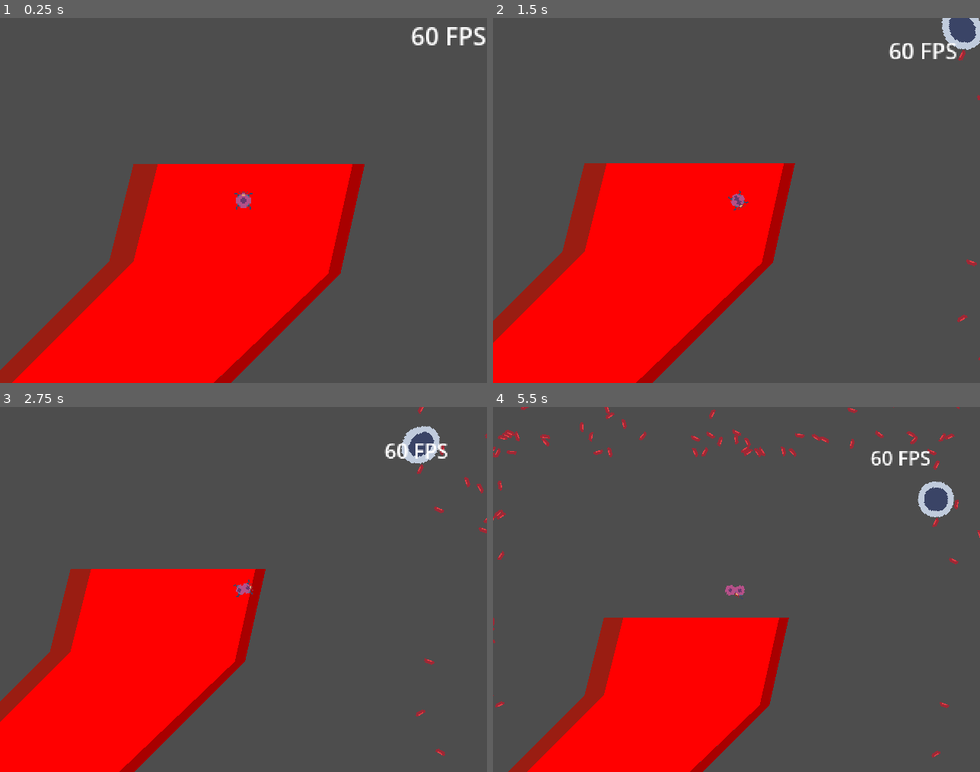
Above: before the commit, frames 1-4 (two rows, left to right).
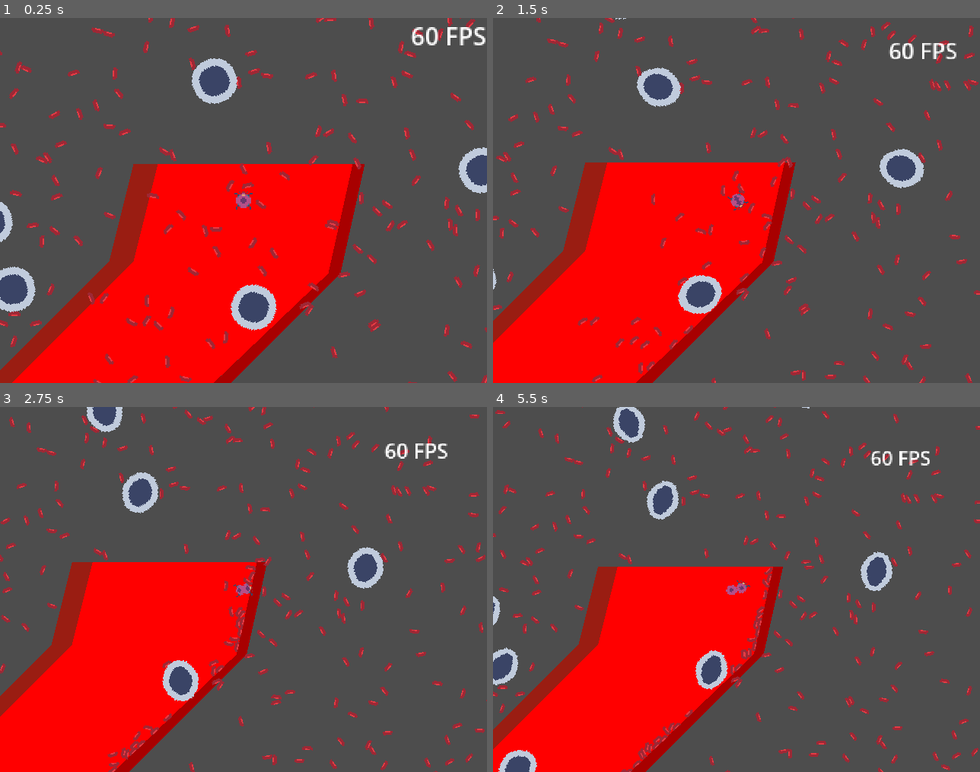
Above: after the commit, the same moments.

Repository: BertrandBordage/Bloody-Sarcoma
Game: Godot game, scene res://level_0.tscn
The game is run twice, just before and just after one commit, with the same random seed, the same clock (stepped at 60 frames per second) and the same inputs.
Inputs (mouse positions are in pixels of both pictures, inside the frame that each line leads up to):
- Up to frame 1 (0.25 s): no input
- Up to frame 2 (1.5 s): tap Enter (ui_accept) at 0.5, 0.77 s; move the mouse to (843, 182) at 0.52 s; hold Right (ui_right) 0.53-1.25 s; click (843, 182) at 0.67 s; drag from (639, 218) to (736, 200) at 1.27 s
- Up to frame 3 (2.75 s): move the mouse to (292, 509) at 2.02 s; hold Right (ui_right) from 2.03 s (still down)
- Up to frame 4 (5.5 s): release Right (ui_right) at 2.75 s; drag from (712, 662) to (590, 534) at 2.77 s; move the mouse to (882, 644) at 3.52 s; hold Left (ui_left) 3.53-4.25 s; tap Enter (ui_accept) at 3.77 s; drag from (590, 534) to (736, 589) at 4.27 s; move the mouse to (760, 589) at 5.02 s; hold Down (ui_down) from 5.03 s (still down); click (760, 589) at 5.17 s

The runs differ from the first frame. In frame 1, 6.9% of the frame differs, in the area x 0-100%, y 0-100%; in frame 2, 6.5%; in frame 3, 8.3%; in frame 4, 22%.

Commit message:
Adds cells to the initial screen.

Diff:
--- a/PlayableCellCluster.gd
+++ b/PlayableCellCluster.gd
@@ -11,13 +11,24 @@
 @onready var smoothed_zoom: Vector2 = initial_zoom
 
 
-func _process(delta):
-    if %Spawned.get_child_count() < MAX_SPAWNED:
+func spawn_random(initial: bool = false):
+    var spawned = Math.choice(spawnable_scenes, spawnable_probabilities).instantiate()
+    spawned.rotation = randf_range(-PI, PI)
+    %Spawned.add_child(spawned)
+    if initial:
+        var area_size: Vector2 = %LoadedAreaShape.shape.get_rect().size
+        spawned.global_position = (
+            %LoadedAreaShape.global_position
+            + Vector2(randf() - 0.5, randf() - 0.5) * area_size
+        )
+    else:
         %SpawnerPathFollow.progress_ratio = randf()
-        var spawned = Math.choice(spawnable_scenes, spawnable_probabilities).instantiate()
-        spawned.rotation = randf_range(-PI, PI)
-        %Spawned.add_child(spawned)
         spawned.global_position = %SpawnerPathFollow.global_position
+
+
+func _ready():
+    for _i in range(MAX_SPAWNED):
+        spawn_random(true)
 
 
 func _physics_process(_delta):
@@ -44,3 +55,4 @@
 
 func _on_loaded_area_body_exited(body):
     body.queue_free()
+    spawn_random()
--- a/playable_cell_cluster.tscn
+++ b/playable_cell_cluster.tscn
@@ -49,7 +49,8 @@
 [node name="LoadedArea" type="Area2D" parent="Camera2D"]
 unique_name_in_owner = true
 
-[node name="CollisionShape2D" type="CollisionShape2D" parent="Camera2D/LoadedArea"]
+[node name="LoadedAreaShape" type="CollisionShape2D" parent="Camera2D/LoadedArea"]
+unique_name_in_owner = true
 shape = SubResource("RectangleShape2D_0i2i1")
 
 [connection signal="body_exited" from="Camera2D/LoadedArea" to="." method="_on_loaded_area_body_exited"]
